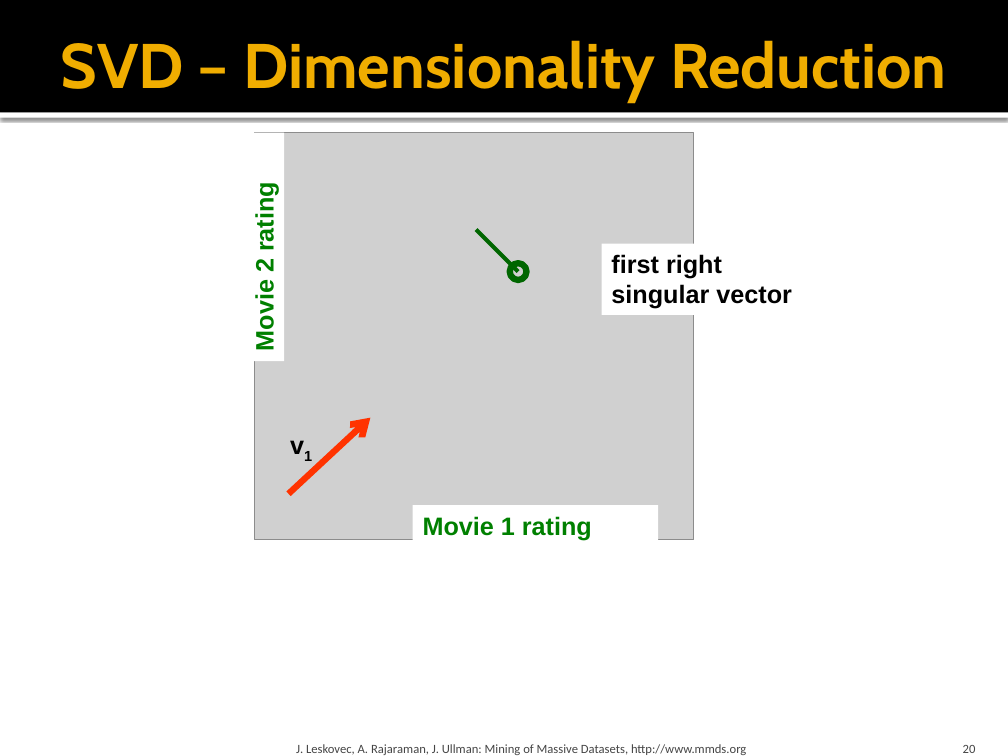
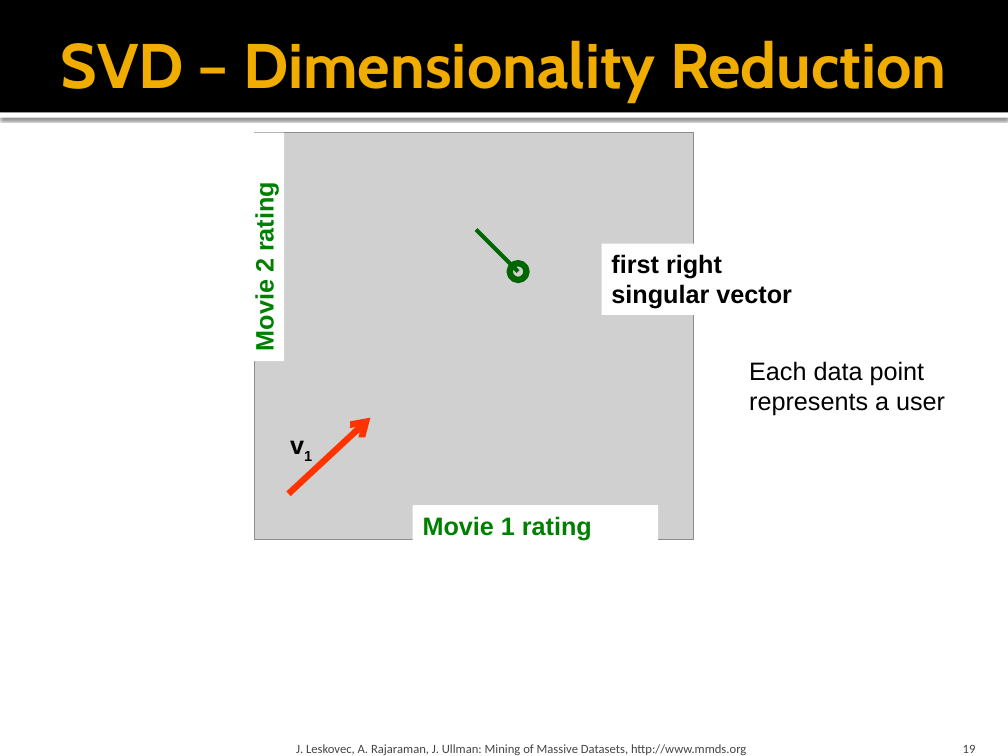
Before and after one commit to yaoyichi/yaoyichi.github.io, a slide deck: slide 19 of spatial-ai/w4w5.3-ch11-dimred.pptx (slide 20 before the commit). Drawn at 1008x756 pixels with LibreOffice and Linux fonts; fonts in the diff are those of the drawing; grey boxes stand for pictures. Boxes give left, top, right and bottom in pixels: in the first picture for what was removed or moved away, otherwise in the second. Text is boxed around its words. In the diff, an @@ line names an element or a change of style, - is before the commit and + after.

```diff
--- a/spatial-ai/w4w5.3-ch11-dimred.pptx
+++ b/spatial-ai/w4w5.3-ch11-dimred.pptx
@@ text added at bbox=[749, 361, 945, 416], 18 pt, text #000000 @@
+Each data point represents a user
@@ page number at bbox=[963, 745, 976, 753]: text changed @@
-20
+19
```
Also in this commit, not shown: 6 other slides changed, 1 slide added, 15 slides removed, 4 other files.
